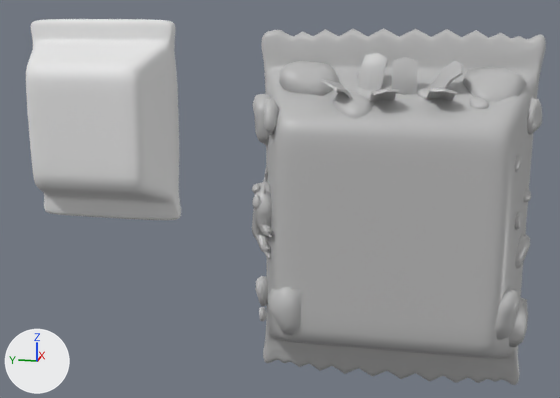
The Blender file pack_world_game/resources/packs/pack_starter/pack_starter.blend, before and after one commit.
The view is the same before and after, from a 50 mm lens placed at (-7.4, -0.36, 1.93), pointed at (2.67, 1.66, -0.59). Arrows for +X, +Y and +Z are at lower left; the lights stay in place.

Script lines for the objects in view, before the commit:
```python
ob_cube_001 = bpy.data.objects.new('Cube.001', me_cube_003)
ob_cube_001.location = (-0.67, -0.71, 1.14)
ob_cube_001.rotation_euler = (-0.629, 0.241, 1.887)  # degrees (-36, 14, 108)
ob_cube_001.scale = (0.176, 0.176, 0.176)
ob_cube_002 = bpy.data.objects.new('Cube.002', me_cube_011)
ob_cube_002.location = (-0.66, -1.09, 0.15)
ob_cube_002.rotation_euler = (-1.701, -0.998, 2.913)  # degrees (-97, -57, 167)
ob_cube_002.scale = (0.157, 0.157, 0.157)
ob_cube_004 = bpy.data.objects.new('Cube.004', me_cube_005)
ob_cube_004.location = (-0.73, 0.33, 1.09)
ob_cube_004.rotation_euler = (-0.41, 0.165, 1.932)  # degrees (-23, 9.5, 111)
ob_cube_004.scale = (0.176, 0.176, 0.176)
ob_cube_005 = bpy.data.objects.new('Cube.005', me_cube_006)
ob_cube_005.location = (-0.37, -0.83, 1.24)
ob_cube_005.rotation_euler = (-0.614, 0.236, 1.891)  # degrees (-35, 14, 108)
ob_cube_005.scale = (0.176, 0.176, 0.176)
ob_cube_006 = bpy.data.objects.new('Cube.006', me_cube_007)
ob_cube_006.location = (-0.36, 0.78, 1.28)
ob_cube_006.rotation_euler = (-0.439, 0.175, 1.927)  # degrees (-25, 10, 110)
ob_cube_006.scale = (0.15, 0.15, 0.15)
ob_cube_008 = bpy.data.objects.new('Cube.008', me_cube_010)
ob_cube_008.location = (-0.54, -0.28, 1.19)
ob_cube_008.rotation_euler = (-0.629, 0.241, 1.887)  # degrees (-36, 14, 108)
ob_cube_008.scale = (0.176, 0.176, 0.176)
ob_cube_009 = bpy.data.objects.new('Cube.009', me_cube_012)
ob_cube_009.location = (-0.44, -1.14, -0.2)
ob_cube_009.rotation_euler = (-1.571, -1.176, 2.701)  # degrees (-90, -67, 155)
ob_cube_009.scale = (0.157, 0.157, 0.157)
ob_cube_010 = bpy.data.objects.new('Cube.010', me_cube_013)
ob_cube_010.location = (-0.35, -1.15, -0.91)
ob_cube_010.rotation_euler = (-1.571, -1.176, 2.489)  # degrees (-90, -67, 143)
ob_cube_010.scale = (0.157, 0.157, 0.157)
ob_cube_019 = bpy.data.objects.new('Cube.019', me_cube_001)
ob_cube_019.location = (5.32, 5.28, 0.0)
# also in view: 'Cube' at (0.0, 0.0, 0.0); 'Cube.018' at (-0.39, 1.14, 0.92); 'Cube.011' at (-0.76, -1.01, -0.66); 'Plane.010' at (-0.63, 0.02, 1.32); 'Cube.017' at (-0.86, 0.88, -0.72)
```
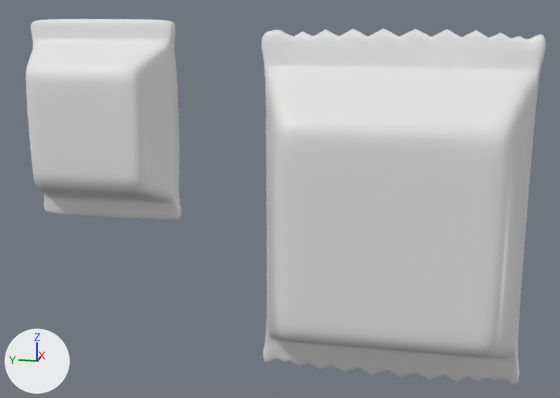
Commit message: all packs

Where the change shows, as pixel boxes (x1, y1, x2, y2) in the pictures (560 x 398 px):
'Cube', recoloured
    both: (261, 28, 546, 385)
'Plane.010', deleted
    before: (320, 53, 464, 102)
'Cube.005', deleted
    before: (463, 67, 527, 102)
'Cube.006', deleted
    before: (279, 61, 339, 96)
'Cube.017', deleted
    before: (268, 287, 302, 335)
'Sphere', deleted
    before: (252, 166, 272, 259)
'Cube.011', deleted
    before: (494, 287, 519, 340)
'Cube.004', deleted
    before: (333, 91, 374, 119)
'Cube.010', deleted
    before: (509, 297, 528, 347)
'Cube.018', deleted
    before: (252, 94, 270, 146)
'Cube.014', no longer drawn
    before: (527, 96, 542, 135)
'Cube.021', deleted
    before: (264, 97, 279, 135)
'Cube.009', deleted
    before: (515, 233, 530, 269)
'Cube.016', deleted
    before: (255, 276, 268, 306)
'Cube.001', deleted
    before: (470, 96, 489, 109)
'Cube.002', deleted
    before: (515, 212, 522, 229)
'Cube.020', deleted
    before: (259, 307, 267, 321)
'Cube.013', deleted
    before: (515, 155, 522, 172)
'Cube.012', no longer drawn
    before: (523, 188, 531, 202)
'Cube.008', deleted
    before: (417, 88, 429, 97)
'Cube.007', no longer drawn
    before: (357, 72, 360, 80)

What changed in the scene script:
```text
Change mat_uvs:
    mat_uvs.base_color: (0.5, 0.5, 0.5) -> (0.8, 0.8, 0.8)  # grey #bcbcbc -> white #e7e7e7
Remove ob_cube_001:
    ob_cube_001 = bpy.data.objects.new('Cube.001', me_cube_003)
Remove ob_cube_004:
    ob_cube_004 = bpy.data.objects.new('Cube.004', me_cube_005)
Remove ob_cube_005:
    ob_cube_005 = bpy.data.objects.new('Cube.005', me_cube_006)
Remove ob_cube_006:
    ob_cube_006 = bpy.data.objects.new('Cube.006', me_cube_007)
Remove ob_cube_008:
    ob_cube_008 = bpy.data.objects.new('Cube.008', me_cube_010)
Remove ob_cube_002:
    ob_cube_002 = bpy.data.objects.new('Cube.002', me_cube_011)
Remove ob_cube_009:
    ob_cube_009 = bpy.data.objects.new('Cube.009', me_cube_012)
Remove ob_cube_010:
    ob_cube_010 = bpy.data.objects.new('Cube.010', me_cube_013)
Remove ob_cube_011:
    ob_cube_011 = bpy.data.objects.new('Cube.011', me_cube_014)
Remove ob_cube_013:
    ob_cube_013 = bpy.data.objects.new('Cube.013', me_cube_016)
Remove ob_cube_016:
    ob_cube_016 = bpy.data.objects.new('Cube.016', me_cube_019)
Remove ob_cube_017:
    ob_cube_017 = bpy.data.objects.new('Cube.017', me_cube_020)
Remove ob_cube_018:
    ob_cube_018 = bpy.data.objects.new('Cube.018', me_cube_021)
Remove ob_cube_020:
    ob_cube_020 = bpy.data.objects.new('Cube.020', me_cube_023)
Remove ob_cube_021:
    ob_cube_021 = bpy.data.objects.new('Cube.021', me_cube_024)
Remove ob_plane_010:
    ob_plane_010 = bpy.data.objects.new('Plane.010', me_plane_009)
Remove ob_sphere:
    ob_sphere = bpy.data.objects.new('Sphere', me_sphere)
```
